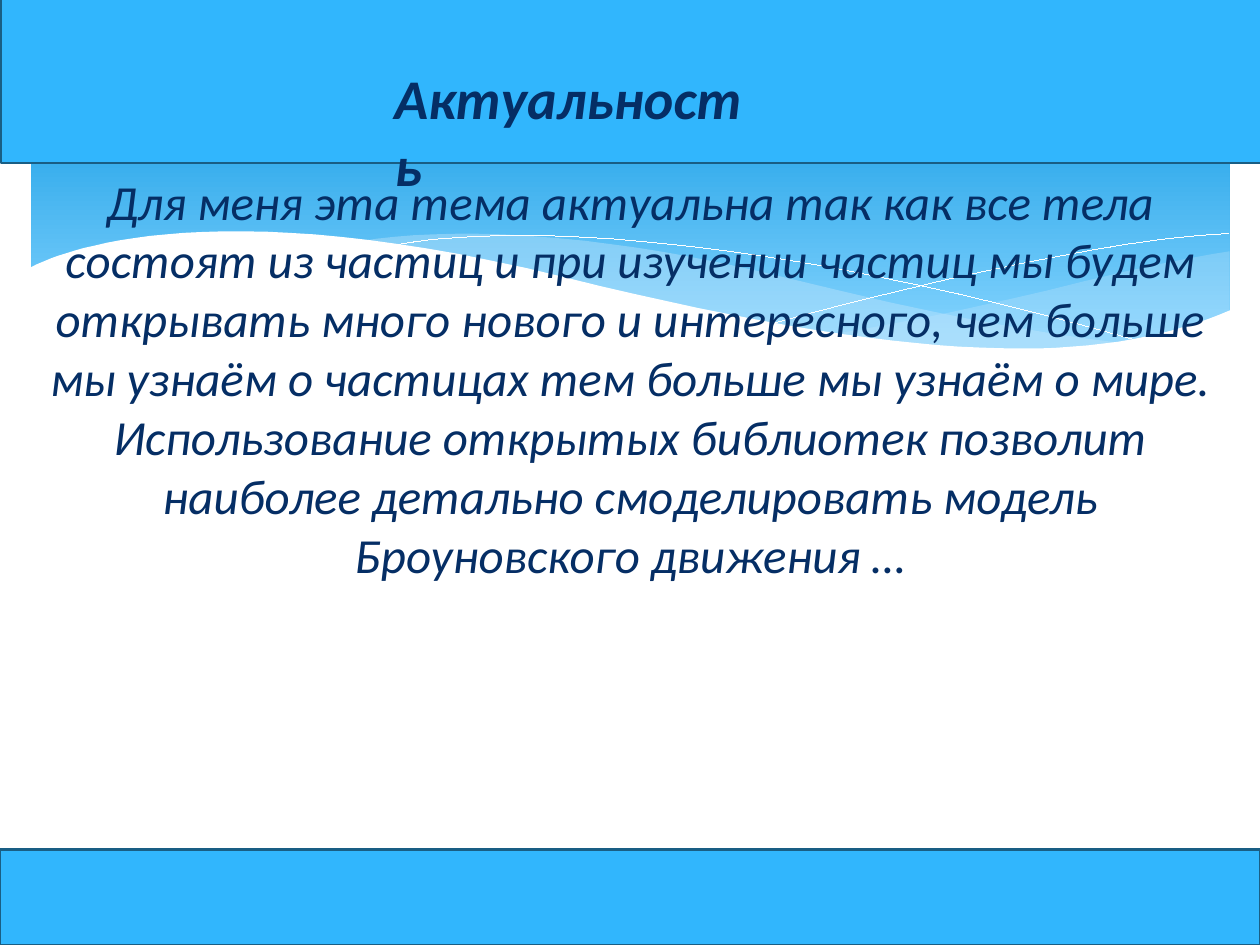
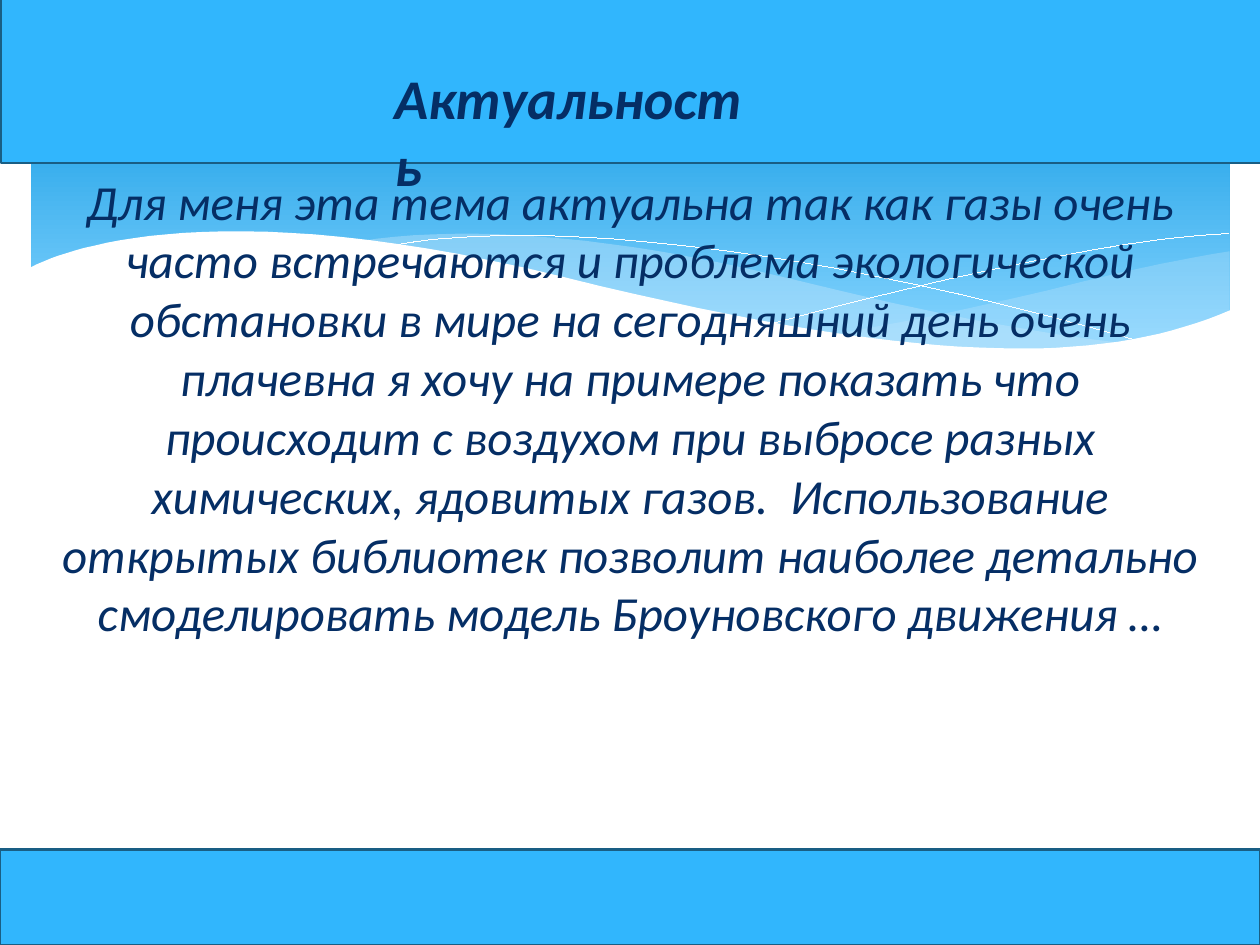
Before and after one commit to AstroBFU/projects, a slide deck: slide 3 of Броунское движение.pptx. Drawn at 1260x945 pixels with LibreOffice and Linux fonts; fonts in the diff are those of the drawing. Boxes give left, top, right and bottom in pixels: in the first picture for what was removed or moved away, otherwise in the second. Text is boxed around its words. In the diff, an @@ line names an element or a change of style, - is before the commit and + after.

```diff
--- a/Броунское движение.pptx
+++ b/Броунское движение.pptx
@@ text at box(62, 179, 1198, 639): text changed @@
-Для меня эта тема актуальна так как все тела состоят из частиц и при изучении частиц мы будем открывать много нового и интересного, чем больше мы узнаём о частицах тем больше мы узнаём о мире. Использование открытых библиотек позволит наиболее детально смоделировать модель Броуновского движения …
+Для меня эта тема актуальна так как газы очень часто встречаются и проблема экологической обстановки в мире на сегодняшний день очень плачевна я хочу на примере показать что происходит с воздухом при выбросе разных химических, ядовитых газов. Использование открытых библиотек позволит наиболее детально смоделировать модель Броуновского движения …
```
